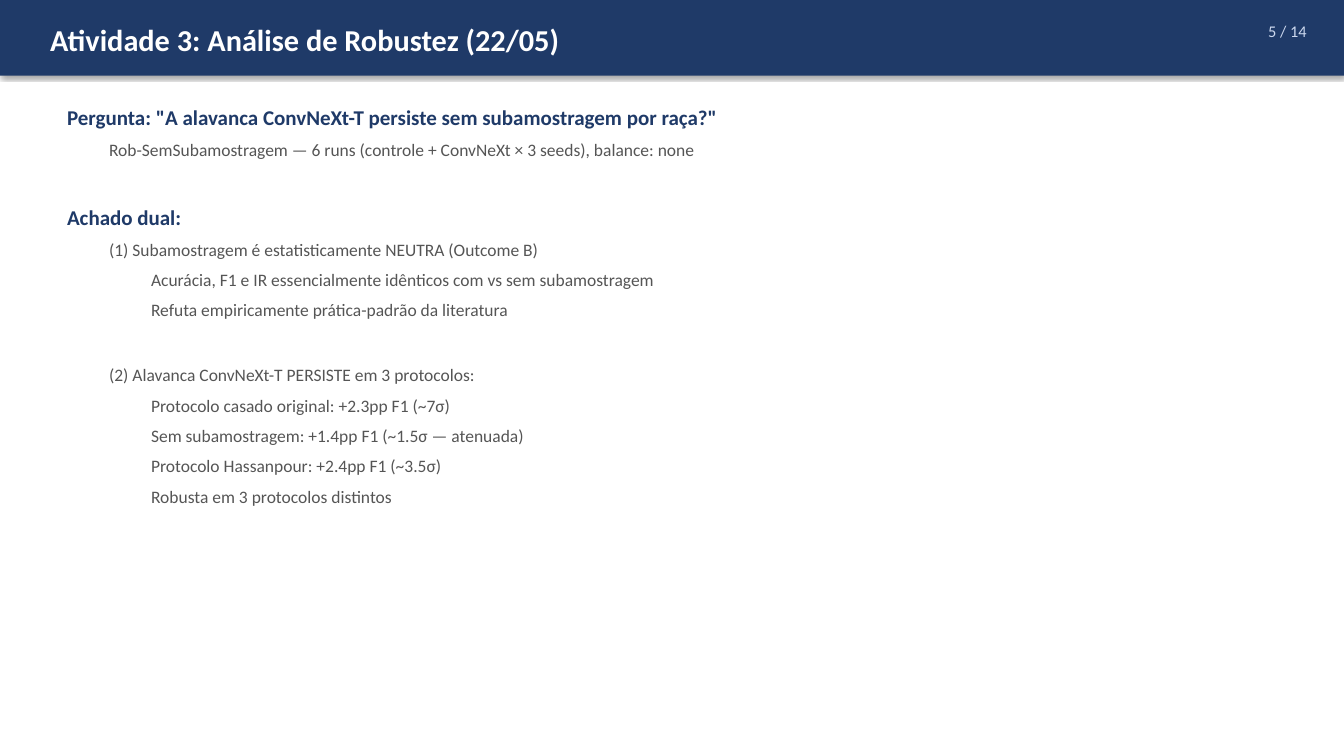
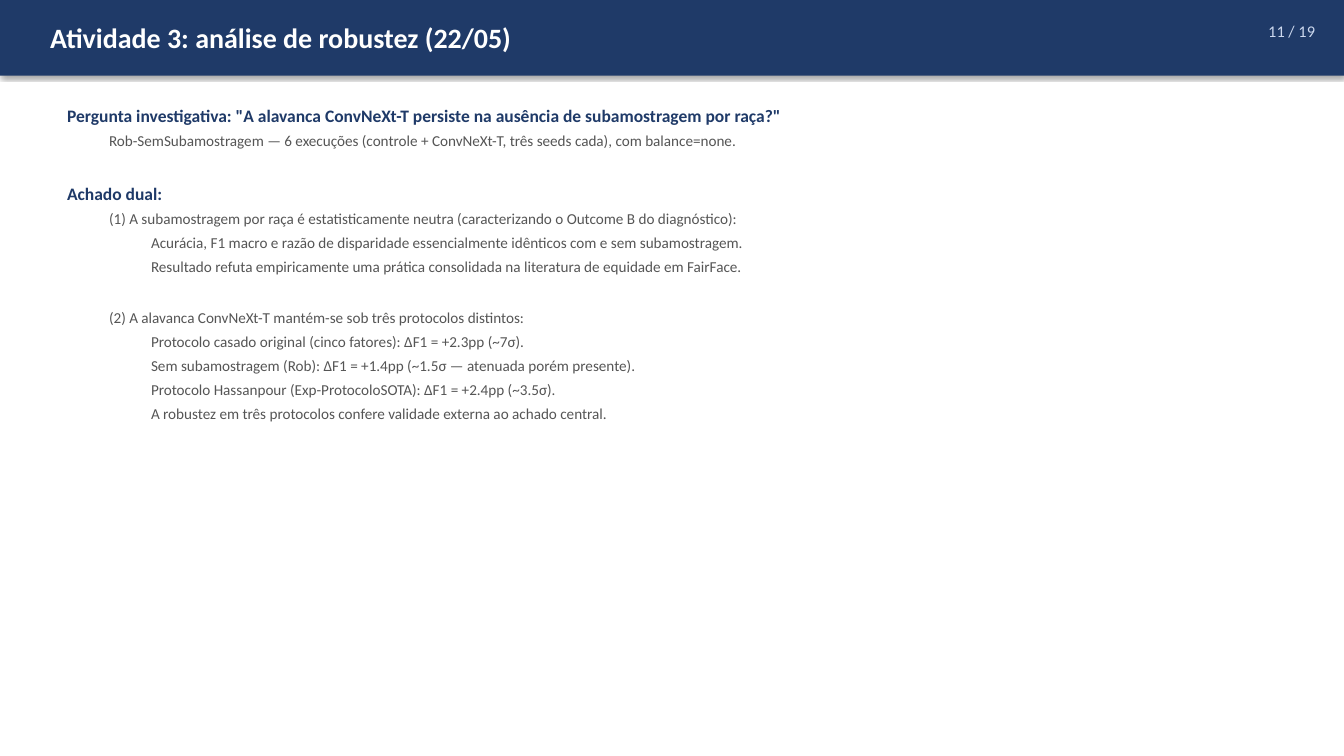
Before and after one commit to marcellozzetti/Facial-Recognition-Models-Mitigating-Bias, a slide deck: slide 11 of docs/apresentações/apresentacao_orientador_2026-05-24.pptx (slide 5 before the commit). Drawn at 1344x756 pixels with LibreOffice and Linux fonts; fonts in the diff are those of the drawing. Boxes give left, top, right and bottom in pixels: in the first picture for what was removed or moved away, otherwise in the second. Text is boxed around its words. In the diff, an @@ line names an element or a change of style, - is before the commit and + after.

Commit message:
docs(presentation): revise advisor presentation to v5 (19 slides, academic wording)
Multiple rounds of refinement of the advisor presentation based on
review feedback. Final version: 19 slides with full Portuguese
diacritics, academic-but-explanatory wording, and popular ML terms
preserved (seeds, backbone, epochs, loss, threshold, fine-tuning).

Structural changes:
- Slide 2 NEW: Status do mestrado (programa, créditos 20/26, prazos
  qualificação ago/2026 + defesa fev/2028, fase atual).
- Slide 6 NEW: Arquiteturas comparadas RN-50 vs ConvNeXt-T
  (9 dimensões técnicas + 3 hipóteses mecanísticas para o ganho).
- Slide 13 (custos/recursos) removido — não essencial à defesa.
- Slide 8 (Exp Adicionais): nova coluna "Análise" com interpretação.
- Slide 12 (Auditoria): nova coluna "Análise" idem.

Content refinements:
- Slide 3 (Decisões): justificativa da tarefa clarifica que Hassanpour
  2024 existe (não é "sem benchmark"); explica protocolo casado;
  esclarece critério val_f1_macro vs val_loss.
- Slide 4 (Metodologia): regra do 1-σ explicada com fórmula
  σ_comb = √(σ_A² + σ_B²); critério Pareto-aware explicado em 5 bullets
  (por que val_loss é anti-correlacionado com F1 para margin heads).
- Slide 5 (Métricas): convenção _c (por classe) explícita em nota.
- Slide 7 (5 Fatores): FSCL = "Fair Supervised Contrastive Learning,
  Park et al. CVPR 2022" explicado em nota.
- Slide 8 (Estado anterior): "Plano para 2 semanas" corrigido para
  "Plano elaborado em 17/05 para a semana subsequente (17-24/05)".

Wording aligned with Brazilian academic ML conventions: replaced
overly Portuguese-translated terms with widely-used English variants
(sementes → seeds, parada antecipada → early stopping, threshold,
data augmentation), while preserving academic prose with proper
diacritics, no all-caps emphasis, formal logical connectors.

Files: docs/apresentacao_orientador_2026-05-24.md (markdown source) +
docs/apresentações/apresentacao_orientador_2026-05-24.pptx (67 KB,
19 slides).

```diff
--- a/docs/apresentações/apresentacao_orientador_2026-05-24.pptx
+++ b/docs/apresentações/apresentacao_orientador_2026-05-24.pptx
@@ text at [50,27,511,52]: text changed; size 26 to 24 pt @@
-Atividade 3: Análise de Robustez (22/05)
+Atividade 3: análise de robustez (22/05)
@@ text at [1268,26,1315,37]: text changed @@
-5 / 14
+11 / 19
@@ text at [67,109,781,149]: text changed; text colour #555555 to #1F3A68; bold on @@
-Pergunta: "A alavanca ConvNeXt-T persiste sem subamostragem por raça?"
-  Rob-SemSubamostragem — 6 runs (controle + ConvNeXt × 3 seeds), balance: none
+Pergunta investigativa: "A alavanca ConvNeXt-T persiste na ausência de subamostragem por raça?"
+  Rob-SemSubamostragem — 6 execuções (controle + ConvNeXt-T, três seeds cada), com balance=none.
@@ text at [67,187,162,200]: size 18 to 15 pt in "Achado dual:"; less space between paragraphs @@
@@ text at [109,213,743,422]: text changed; size 15 to 13 pt @@
-  (1) Subamostragem é estatisticamente NEUTRA (Outcome B)
-    Acurácia, F1 e IR essencialmente idênticos com vs sem subamostragem
-    Refuta empiricamente prática-padrão da literatura
-  (2) Alavanca ConvNeXt-T PERSISTE em 3 protocolos:
-    Protocolo casado original: +2.3pp F1 (~7σ)
-    Sem subamostragem: +1.4pp F1 (~1.5σ — atenuada)
-    Protocolo Hassanpour: +2.4pp F1 (~3.5σ)
-    Robusta em 3 protocolos distintos
+  (1) A subamostragem por raça é estatisticamente neutra (caracterizando o Outcome B do diagnóstico):
+    Acurácia, F1 macro e razão de disparidade essencialmente idênticos com e sem subamostragem.
+    Resultado refuta empiricamente uma prática consolidada na literatura de equidade em FairFace.
+  (2) A alavanca ConvNeXt-T mantém-se sob três protocolos distintos:
+    Protocolo casado original (cinco fatores): ΔF1 = +2.3pp (~7σ).
+    Sem subamostragem (Rob): ΔF1 = +1.4pp (~1.5σ — atenuada porém presente).
+    Protocolo Hassanpour (Exp-ProtocoloSOTA): ΔF1 = +2.4pp (~3.5σ).
+    A robustez em três protocolos confere validade externa ao achado central.
```
Also in this commit, not shown: 12 other slides changed, 6 slides added, 1 slide removed, 1 other file.
